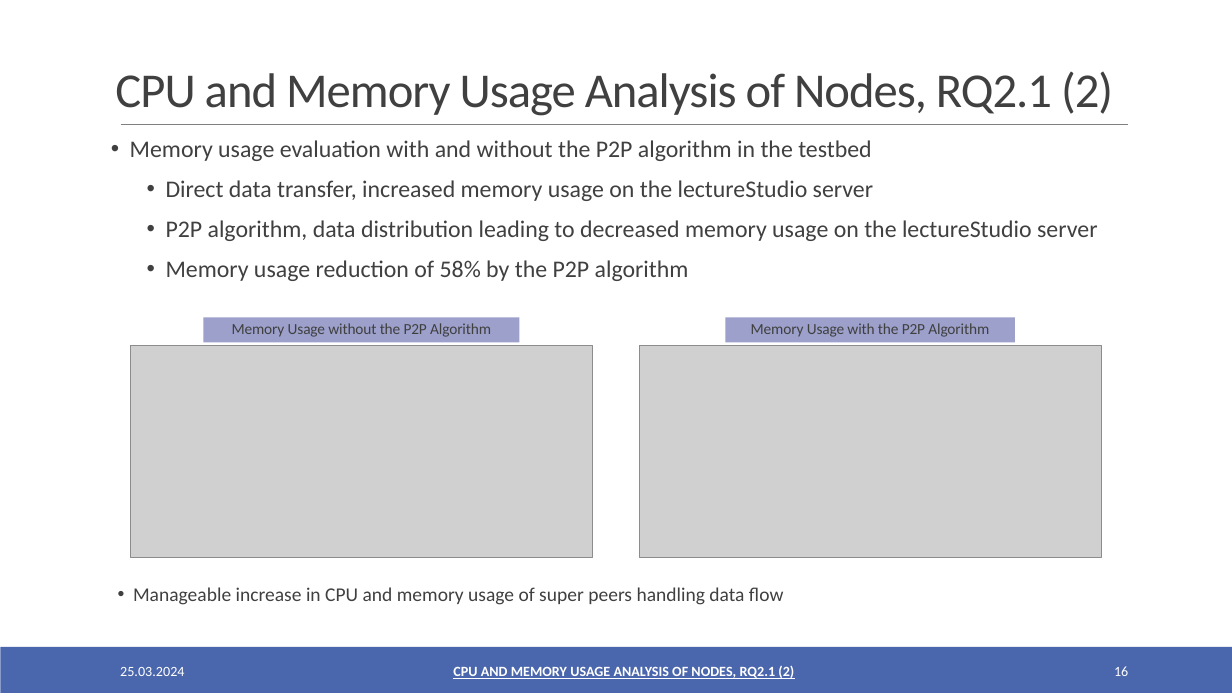
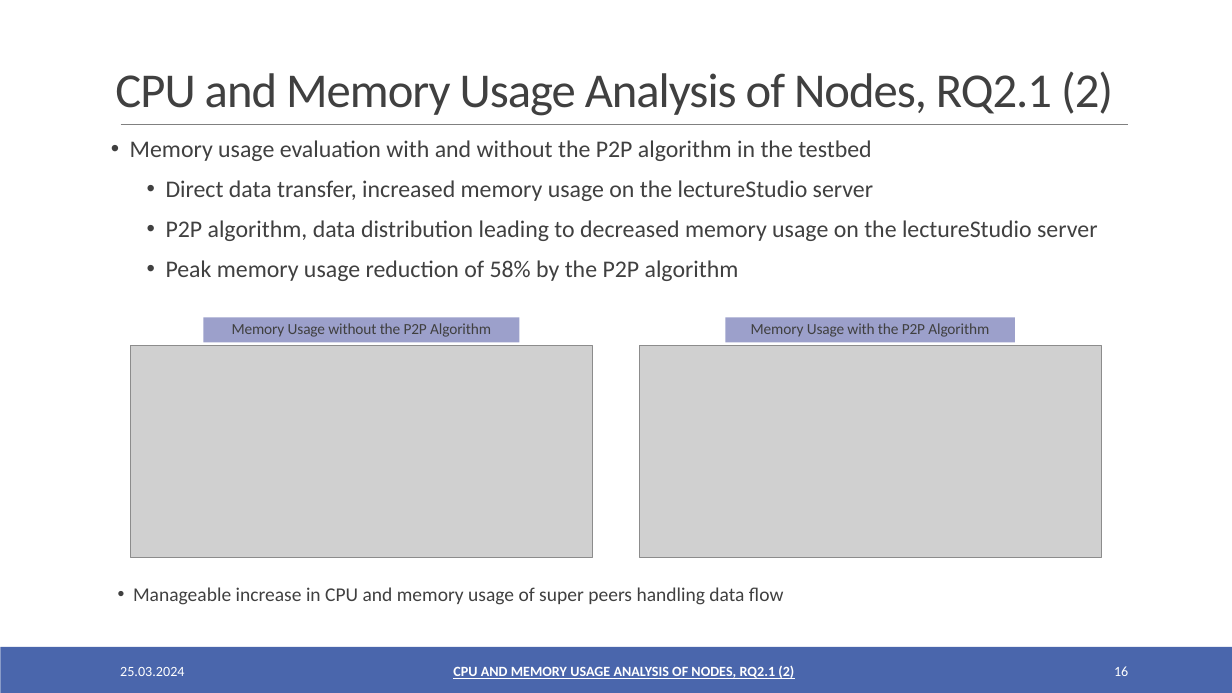
Before and after one commit to oezcankaraca/abschlussvortrag, a slide deck: slide 16 of Abschlussvortrag.pptx. Drawn at 1232x693 pixels with LibreOffice and Linux fonts; fonts in the diff are those of the drawing; grey boxes stand for pictures. Boxes give left, top, right and bottom in pixels: in the first picture for what was removed or moved away, otherwise in the second. Text is boxed around its words. In the diff, an @@ line names an element or a change of style, - is before the commit and + after.

```diff
--- a/Abschlussvortrag.pptx
+++ b/Abschlussvortrag.pptx
@@ text at [166,260,739,281]: text changed @@
-  • Memory usage reduction of 58% by the P2P algorithm
+  • Peak memory usage reduction of 58% by the P2P algorithm
```
Also in this commit, not shown: 2 other files.
